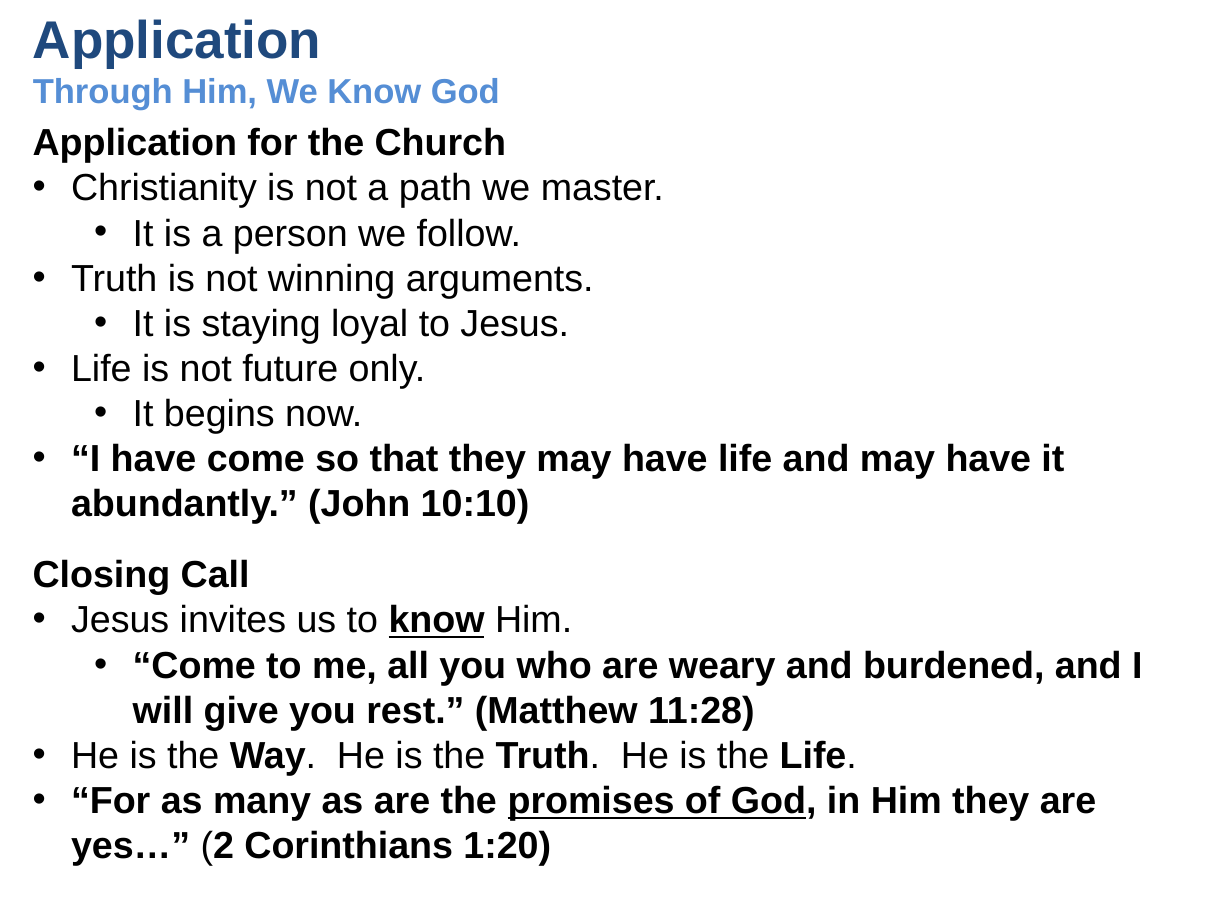
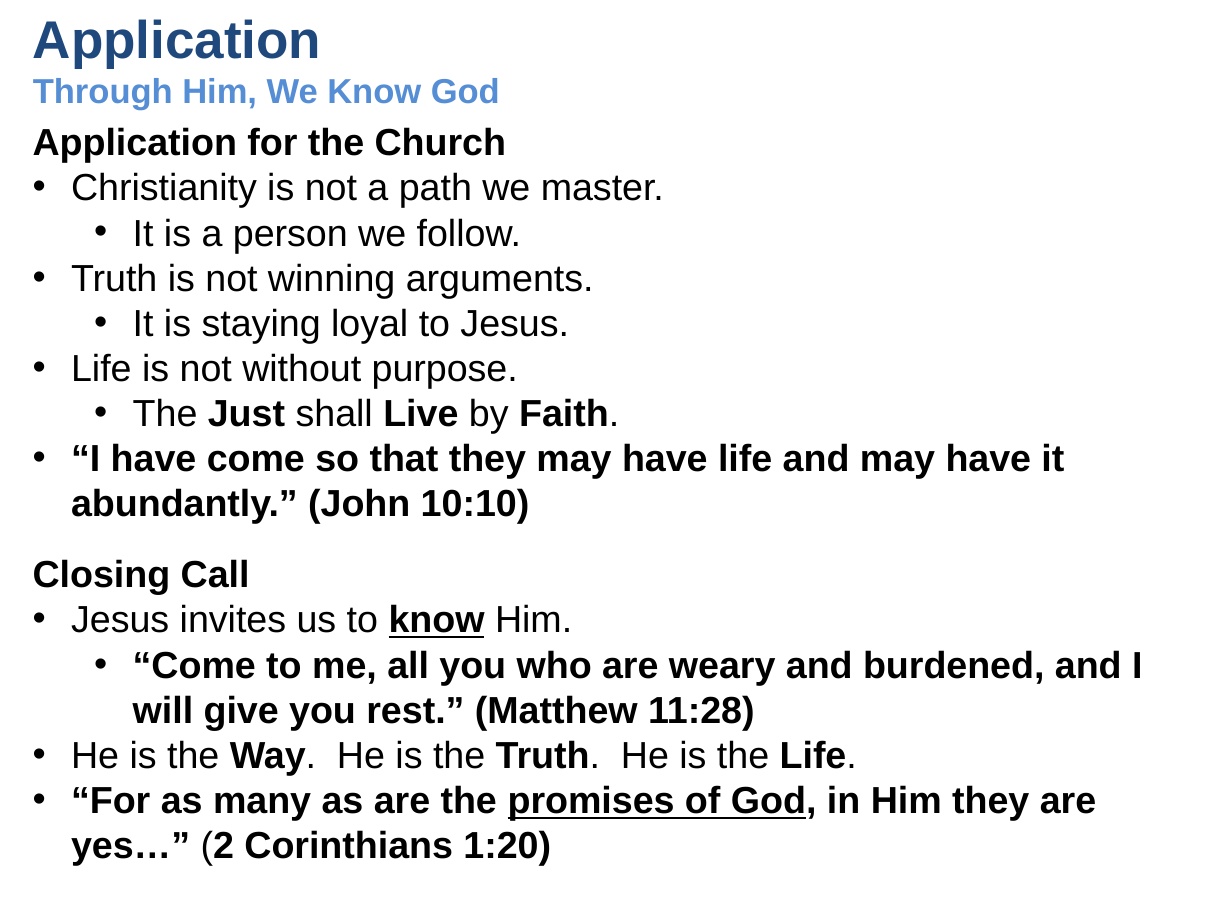
Before and after one commit to UsefulEngines/EvangelismPublic, a slide deck: slide 8 of 2026-Q1/Devotions/2025-12-28-WayTruthLife.pptx. Drawn at 1232x924 pixels with LibreOffice and Linux fonts; fonts in the diff are those of the drawing. Boxes give left, top, right and bottom in pixels: in the first picture for what was removed or moved away, otherwise in the second. Text is boxed around its words. In the diff, an @@ line names an element or a change of style, - is before the commit and + after.

```diff
--- a/2026-Q1/Devotions/2025-12-28-WayTruthLife.pptx
+++ b/2026-Q1/Devotions/2025-12-28-WayTruthLife.pptx
@@ text at [71,353,619,434]: text changed @@
-• Life is not future only.
-  • It begins now.
+• Life is not without purpose.
+  • The Just shall Live by Faith.
```
Also in this commit, not shown: 3 other slides changed, 1 other file.
